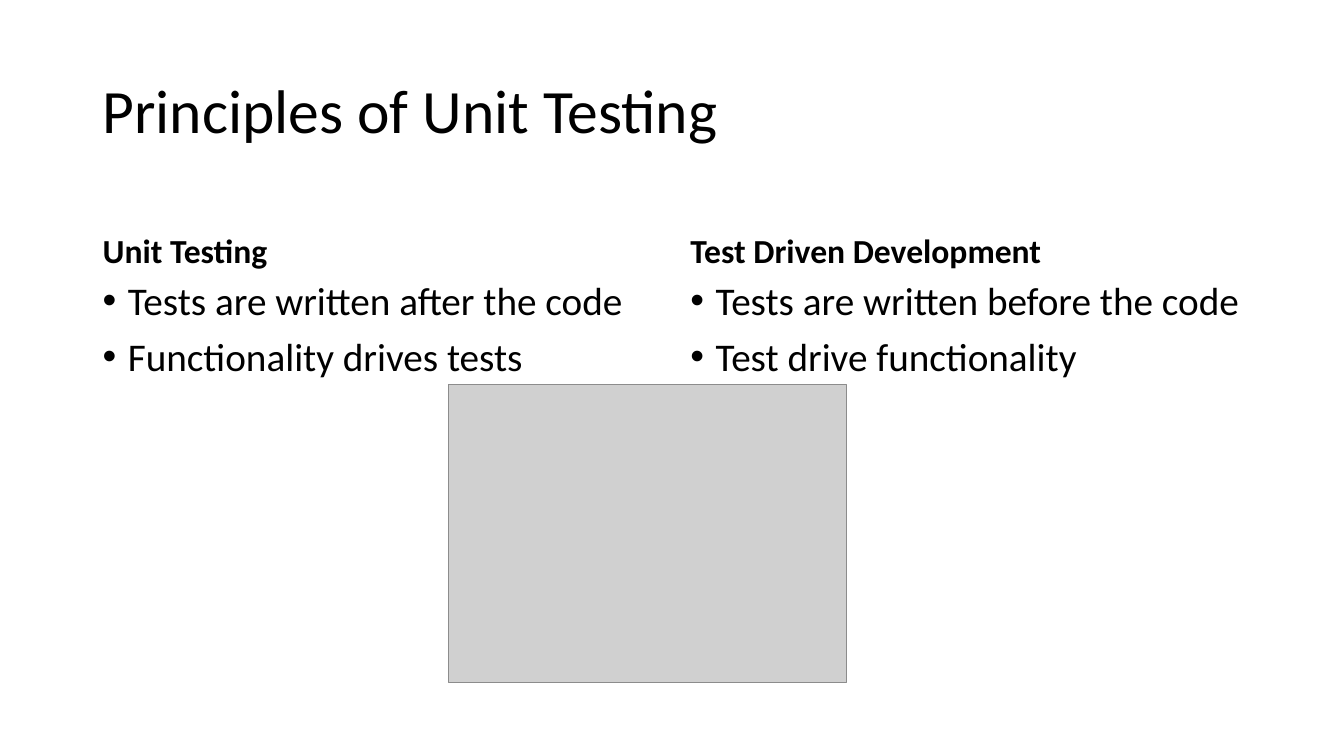
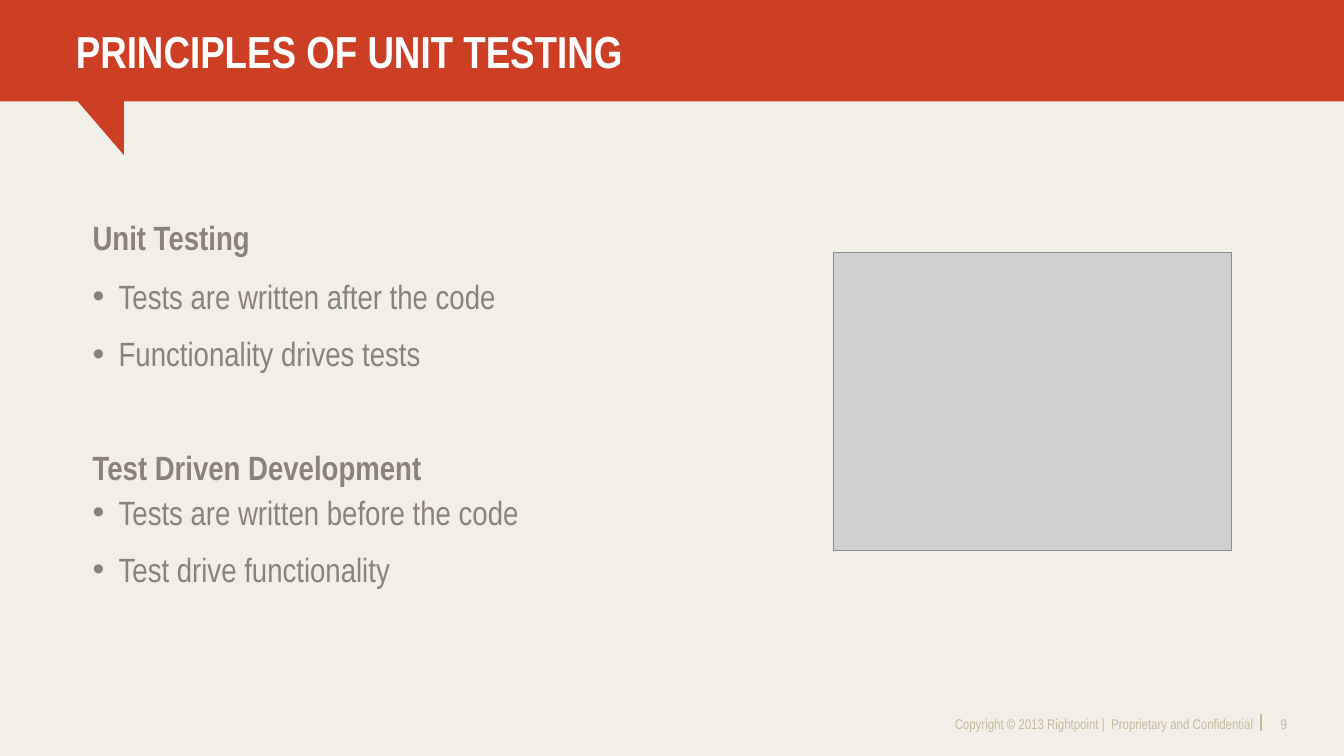
Before and after one commit to DrewNull/bff-unit-testing-in-mstest, a slide deck: slide 9 of BFF.UnitTestingInMSTest/BFF-UnitTestingInMSTest.pptx (slide 7 before the commit). Drawn at 1344x756 pixels with LibreOffice and Linux fonts; fonts in the diff are those of the drawing; grey boxes stand for pictures; background and template pictures are left out. Boxes give left, top, right and bottom in pixels: in the first picture for what was removed or moved away, otherwise in the second. Text is boxed around its words. In the diff, an @@ line names an element or a change of style, - is before the commit and + after.

```diff
--- a/BFF.UnitTestingInMSTest/BFF-UnitTestingInMSTest.pptx
+++ b/BFF.UnitTestingInMSTest/BFF-UnitTestingInMSTest.pptx
@@ background #FFFFFF to #F2EFE8 @@
@@ freeform shape added at <box>0,0,1344,155</box>, fill #CD3F25 @@
@@ title at <box>76,36,622,69</box>: text changed; size 44 to 32 pt; font Calibri to Arial Narrow; text colour #000000 to #FFFFFF; bold on @@
-Principles of Unit Testing
+PRINCIPLES OF UNIT TESTING
@@ text "Unit Testing" at <box>93,226,250,256</box>: font Calibri to Arial Narrow, text colour #000000 to #8D827A; line spacing 0.9 to 1; more space between paragraphs @@
@@ picture: place and size @@
-picture at <box>449,384,847,683</box>
+picture at <box>834,252,1232,551</box>
@@ text "Tests are written after the ..." at <box>119,285,496,373</box>: size 28 to 24 pt, font Calibri to Arial Narrow, text colour #000000 to #8D827A; indent changed; line spacing 0.9 to 1; more space between paragraphs @@
@@ text "Test Driven Development" at <box>93,456,421,486</box>: font Calibri to Arial Narrow, text colour #000000 to #8D827A; line spacing 0.9 to 1; more space between paragraphs @@
@@ text "Test Driven Development": place and size @@
-text "Test Driven Development" at <box>690,239,1041,269</box>
+text "Test Driven Development" at <box>93,456,421,486</box>
@@ text "Tests are written before the ..." at <box>119,501,519,589</box>: size 28 to 24 pt, font Calibri to Arial Narrow, text colour #000000 to #8D827A; indent changed; line spacing 0.9 to 1; more space between paragraphs @@
@@ text "Tests are written before the ...": place and size @@
-text "Tests are written before the ..." at <box>716,287,1239,378</box>
+text "Tests are written before the ..." at <box>119,501,519,589</box>
@@ text added at <box>955,719,1253,732</box>, 10 pt, text #C7BA9C @@
+Copyright © 2013 Rightpoint | Proprietary and Confidential
@@ line added from (1261, 715) to (1261, 732), #C7BA9C 1 pt @@
@@ page number added at <box>1281,719,1287,729</box>, 10 pt, text #C7BA9C @@
+9
```
Also in this commit, not shown: 10 other slides changed, 8 slides added, 2 slides removed.
